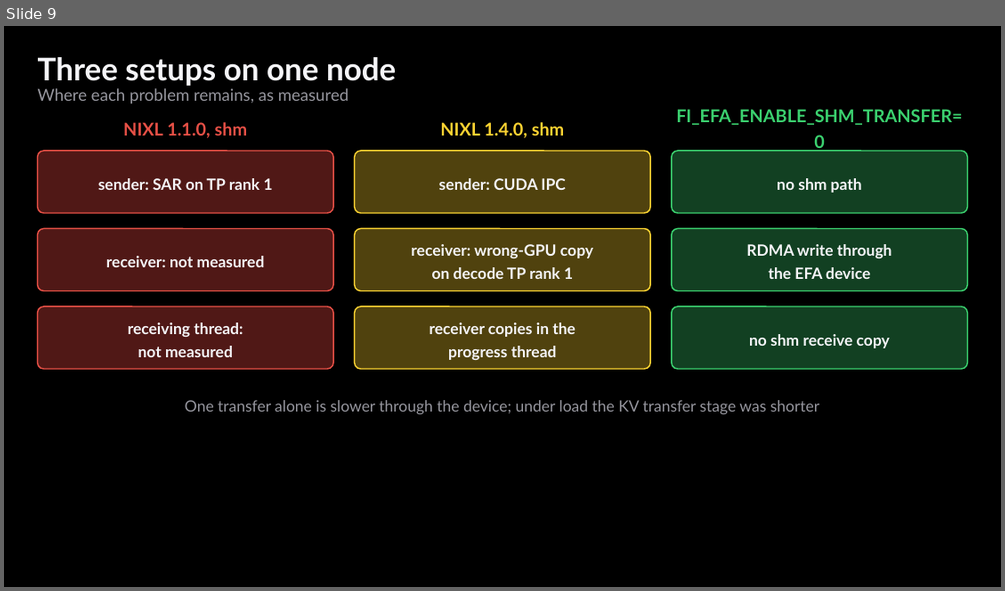
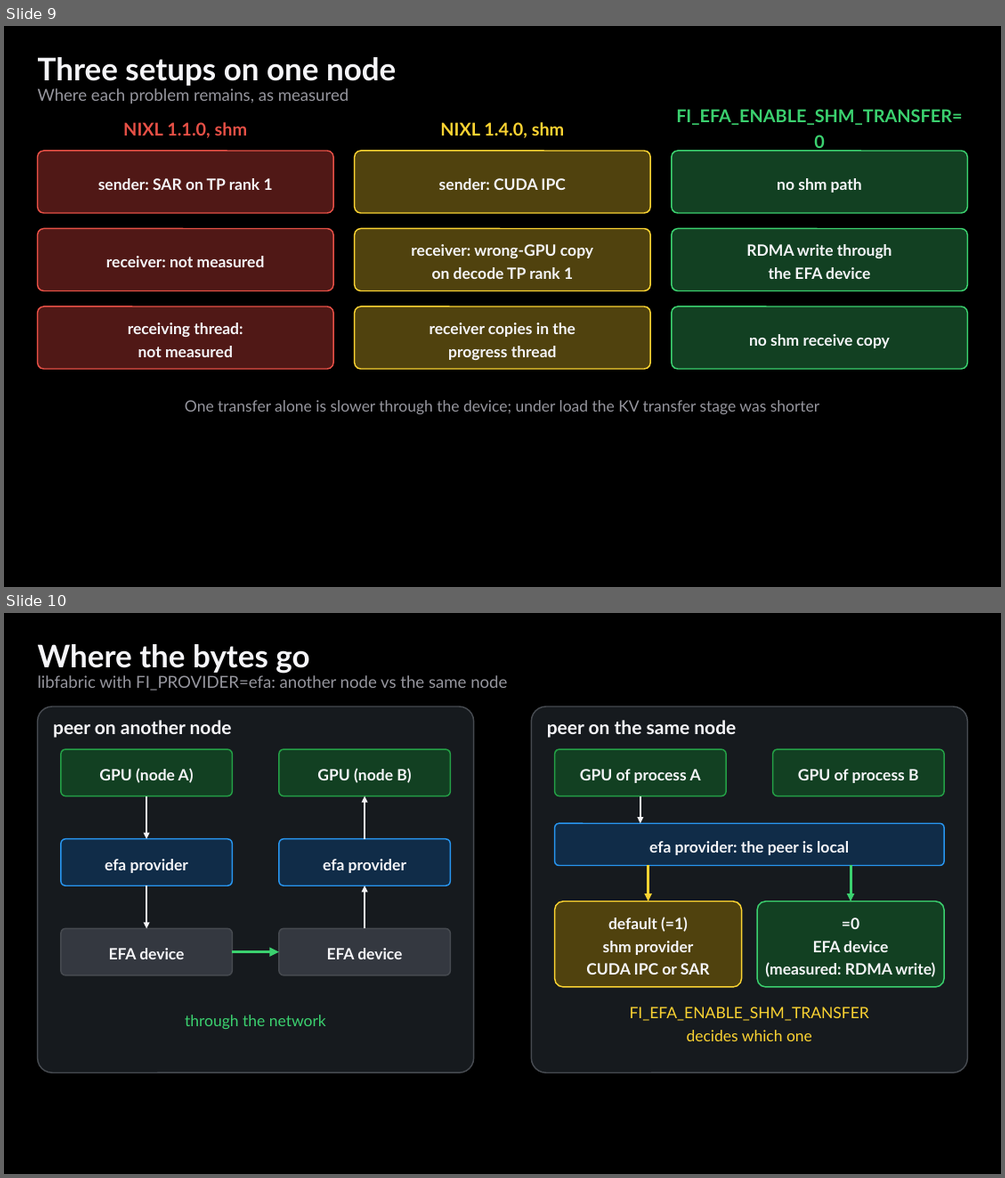
Before and after one commit to littlemex/figures, a slide deck: zenn/articles/741e79cf2e9bf2/source/figs.pptx. Shown one above the other, each under a label of ours: slide 9 before the commit, slides 9 and 10 after it. The pictures are 1005x591 and 1005x1178 pixels, drawn with LibreOffice and Linux fonts; fonts in the diff are those of the drawing. Boxes give left, top, right and bottom in pixels: in the first picture for what was removed or moved away, otherwise in the second. Text is boxed around its words. In the diff, an @@ line names an element or a change of style, - is before the commit and + after.

Commit message:
zenn 741e79cf2e9bf2: overview, shm, CUDA IPC and SAR figures for the opening

```diff
--- a/zenn/articles/741e79cf2e9bf2/source/figs.pptx
+++ b/zenn/articles/741e79cf2e9bf2/source/figs.pptx
@@ slide 10 added at [4, 613, 1001, 1174], background #000000 @@
@@ text added at [38, 644, 309, 674], 30 pt, text #F5F5F8, bold @@
+Where the bytes go
@@ text added at [38, 675, 507, 690], 16 pt, text #96969E @@
+libfabric with FI_PROVIDER=efa: another node vs the same node
@@ rounded rectangle added at [38, 706, 474, 1073], fill #161A1E, outline #464A50 1.25 pt @@
@@ rounded rectangle added at [531, 706, 967, 1073], fill #161A1E, outline #464A50 1.25 pt @@
@@ text added at [53, 720, 232, 738], 18 pt, text #F5F5F8, bold @@
+peer on another node
@@ text added at [547, 720, 736, 738], 18 pt, text #F5F5F8, bold @@
+peer on the same node
@@ rounded rectangle added at [61, 749, 232, 795], fill #124022, outline #24A046 1.25 pt, 15 pt, text #F5F5F8, bold @@
+GPU (node A)
@@ rounded rectangle added at [279, 749, 451, 795], fill #124022, outline #24A046 1.25 pt, 15 pt, text #F5F5F8, bold @@
+GPU (node B)
@@ rounded rectangle added at [554, 749, 726, 795], fill #124022, outline #24A046 1.25 pt, 15 pt, text #F5F5F8, bold @@
+GPU of process A
@@ rounded rectangle added at [773, 749, 944, 795], fill #124022, outline #24A046 1.25 pt, 15 pt, text #F5F5F8, bold @@
+GPU of process B
@@ arrow added from (146, 796) to (146, 839), #F5F5F8 2 pt @@
@@ arrow added from (364, 839) to (364, 796), #F5F5F8 2 pt @@
@@ arrow added from (640, 796) to (640, 823), #F5F5F8 2 pt @@
@@ rounded rectangle added at [554, 823, 944, 865], fill #102C48, outline #2896F0 1.25 pt, 15 pt, text #F5F5F8, bold @@
+efa provider: the peer is local
@@ rounded rectangle added at [61, 839, 232, 885], fill #102C48, outline #2896F0 1.25 pt, 15 pt, text #F5F5F8, bold @@
+efa provider
@@ rounded rectangle added at [279, 839, 451, 885], fill #102C48, outline #2896F0 1.25 pt, 15 pt, text #F5F5F8, bold @@
+efa provider
@@ arrow added from (647, 866) to (647, 900), #FBD332 2.5 pt @@
@@ arrow added from (850, 866) to (850, 900), #3BD16F 2.5 pt @@
@@ arrow added from (146, 886) to (146, 929), #F5F5F8 2 pt @@
@@ arrow added from (364, 929) to (364, 886), #F5F5F8 2 pt @@
@@ rounded rectangle added at [554, 900, 741, 987], fill #50420E, outline #FBD332 1.25 pt, 15 pt, text #F5F5F8, bold @@
+default (=1)
+shm provider
+CUDA IPC or SAR
@@ rounded rectangle added at [757, 900, 944, 987], fill #124022, outline #3BD16F 1.25 pt, 15 pt, text #F5F5F8, bold @@
+=0
+EFA device
+(measured: RDMA write)
@@ rounded rectangle added at [61, 929, 232, 975], fill #343840, outline #464A50 1.25 pt, 15 pt, text #F5F5F8, bold @@
+EFA device
@@ rounded rectangle added at [279, 929, 451, 975], fill #343840, outline #464A50 1.25 pt, 15 pt, text #F5F5F8, bold @@
+EFA device
@@ arrow added from (232, 952) to (279, 952), #3BD16F 3 pt @@
@@ text added at [630, 1006, 869, 1041], 15 pt, text #FBD332 @@
+FI_EFA_ENABLE_SHM_TRANSFER
+decides which one
@@ text added at [185, 1014, 326, 1029], 15 pt, text #3BD16F @@
+through the network
```
Also in this commit, not shown: 3 other slides added, 5 other files.
